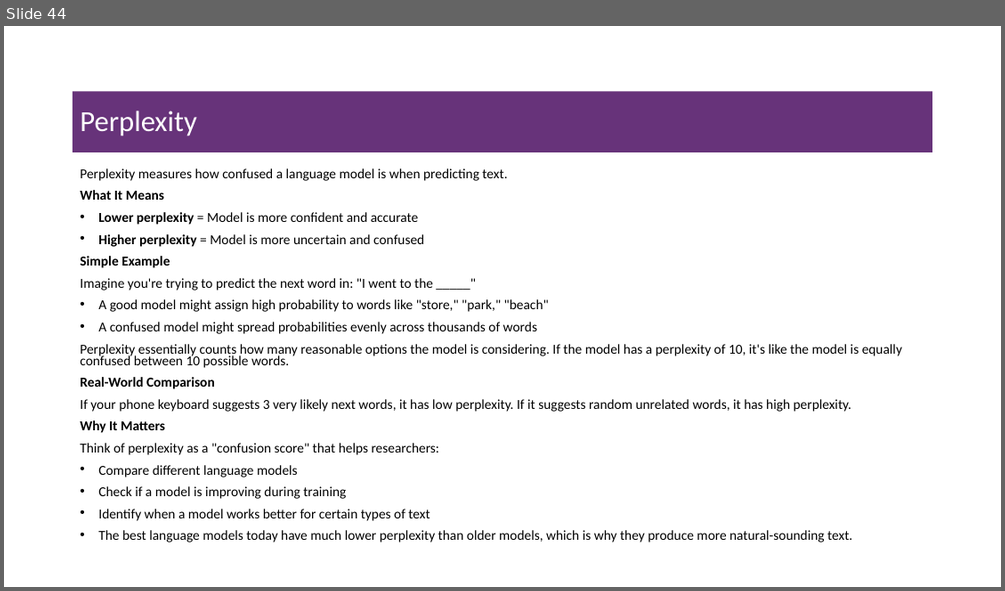
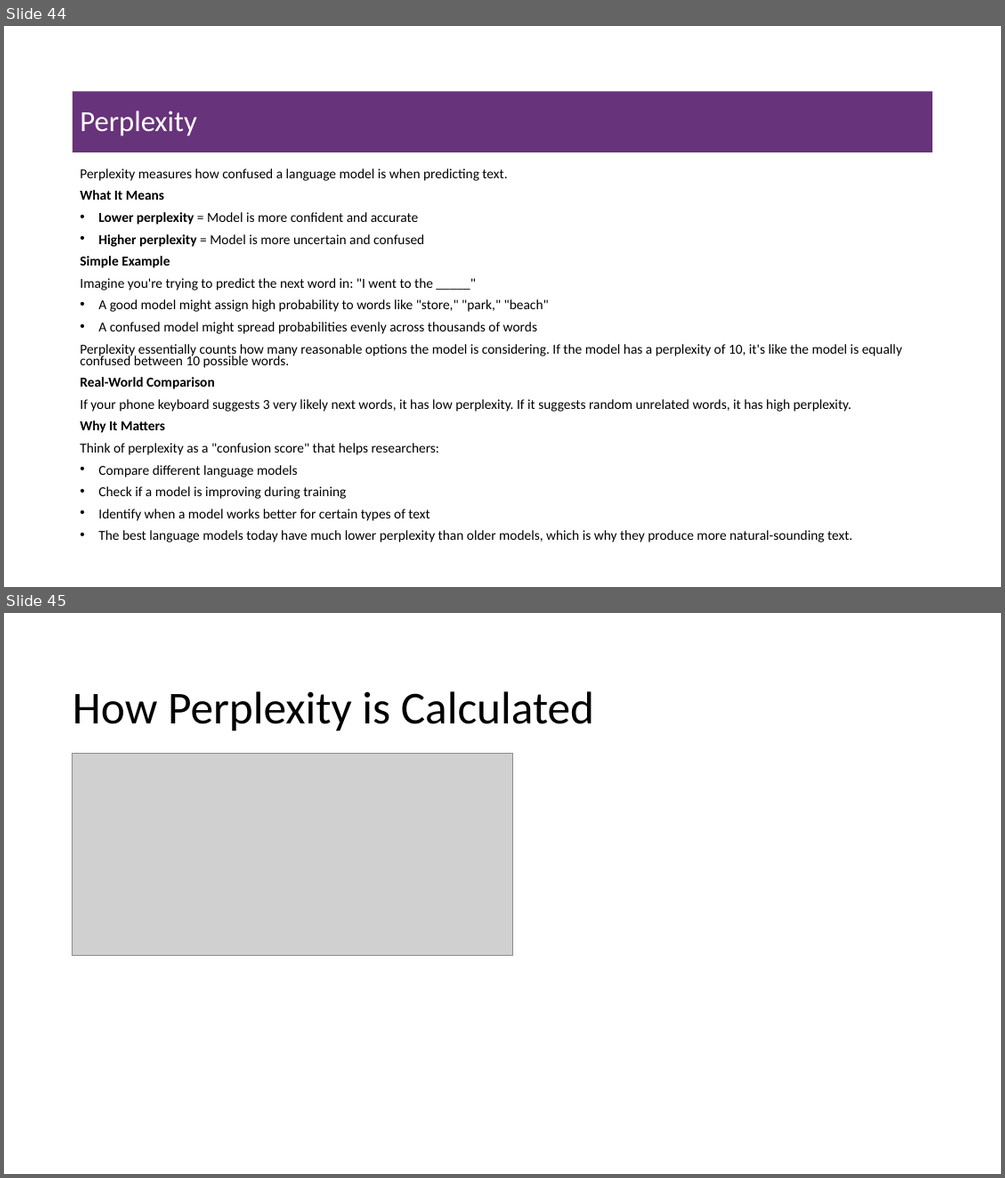
Before and after one commit to msfasha/307307-BI-Methods, a slide deck: 20242-NLP-LLM/lecture notes/Part 1 - Introduction to NLP/1.1-introduction to NLP lecture notes.pptx. Shown one above the other, each under a label of ours: slide 44 before the commit, slides 44 and 45 after it. The pictures are 1005x591 and 1005x1178 pixels, drawn with LibreOffice and Linux fonts; fonts in the diff are those of the drawing; grey boxes stand for pictures; background and template pictures are left out. Boxes give left, top, right and bottom in pixels: in the first picture for what was removed or moved away, otherwise in the second. Text is boxed around its words. In the diff, an @@ line names an element or a change of style, - is before the commit and + after.

Commit message:
add details about perplexity

```diff
--- a/20242-NLP-LLM/lecture notes/Part 1 - Introduction to NLP/1.1-introduction to NLP lecture notes.pptx
+++ b/20242-NLP-LLM/lecture notes/Part 1 - Introduction to NLP/1.1-introduction to NLP lecture notes.pptx
@@ slide 45 added at bbox=[4, 613, 1001, 1174], background #FFFFFF @@
@@ title added at bbox=[73, 691, 594, 731], 44 pt, text #000000 @@
+How Perplexity is Calculated
@@ picture added at bbox=[72, 753, 513, 956] @@
```
Also in this commit, not shown: 1 other slide added, 1 other file.
